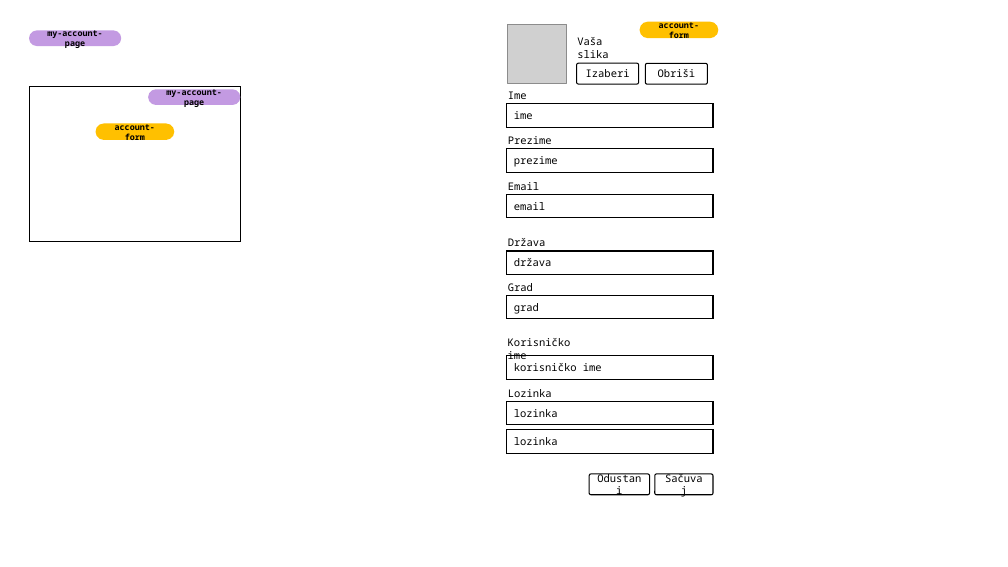
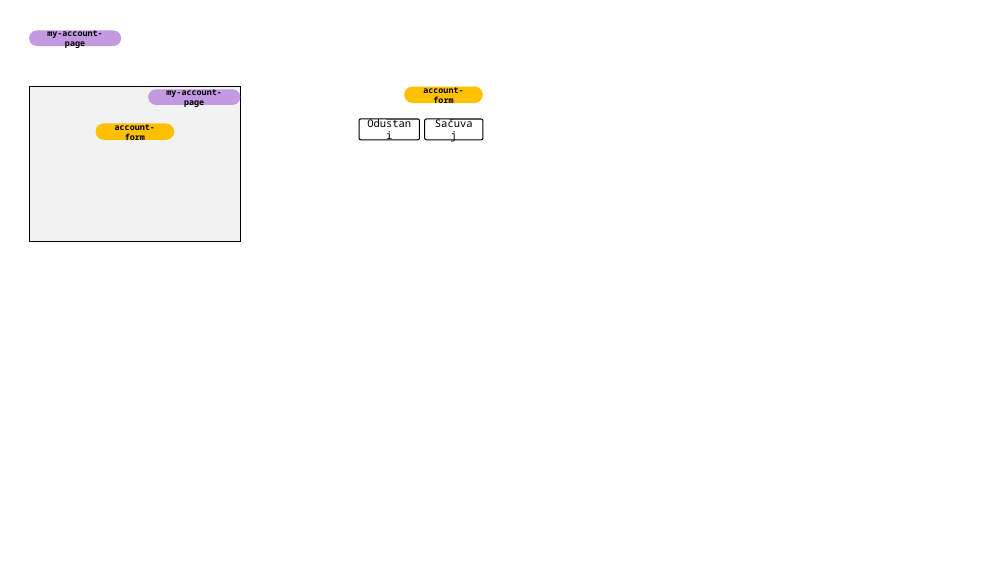
Before and after one commit to markods/HouseHunters, a slide deck: slide 6 of !docs/interfejs.pptx. Drawn at 1008x567 pixels with LibreOffice and Linux fonts; fonts in the diff are those of the drawing; grey boxes stand for pictures. Boxes give left, top, right and bottom in pixels: in the first picture for what was removed or moved away, otherwise in the second. Text is boxed around its words. In the diff, an @@ line names an element or a change of style, - is before the commit and + after.

```diff
--- a/!docs/interfejs.pptx
+++ b/!docs/interfejs.pptx
@@ rounded rectangle "account-form": place and size @@
-rounded rectangle "account-form" at (640, 22, 718, 39)
+rounded rectangle "account-form" at (405, 86, 483, 103)
@@ group removed at (507, 24, 713, 454): 8 rectangles, 8 texts, 2 rounded rectangles, 1 picture @@
-ime
-Ime
-prezime
-Prezime
-korisničko ime
-Korisničko ime
-email
-Email
-država
-Država
-grad
-Grad
-lozinka
-Lozinka
-lozinka
-Vaša slika
-Izaberi
-Obriši
@@ rounded rectangle "Odustani": place and size @@
-rounded rectangle "Odustani" at (589, 474, 650, 495)
+rounded rectangle "Odustani" at (359, 119, 420, 140)
@@ rounded rectangle "Sačuvaj": place and size @@
-rounded rectangle "Sačuvaj" at (655, 474, 713, 495)
+rounded rectangle "Sačuvaj" at (425, 119, 483, 140)
```
Also in this commit, not shown: 4 other slides changed, 1 slide added, 1 slide removed, 11 other files.
